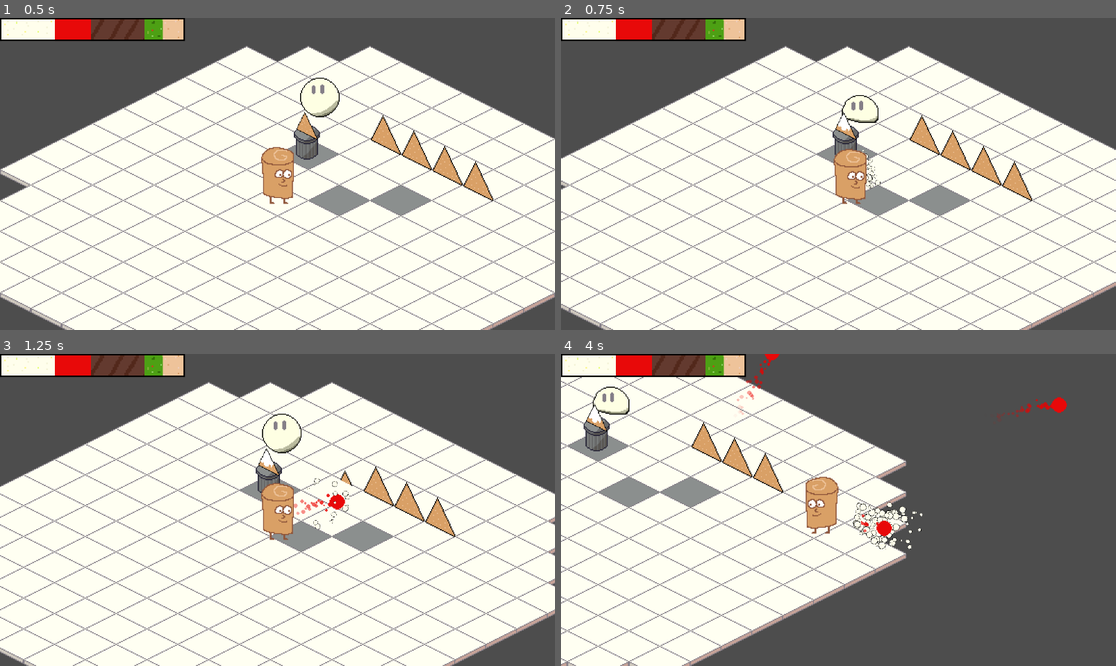
Above: before the commit, frames 1-4 (two rows, left to right).
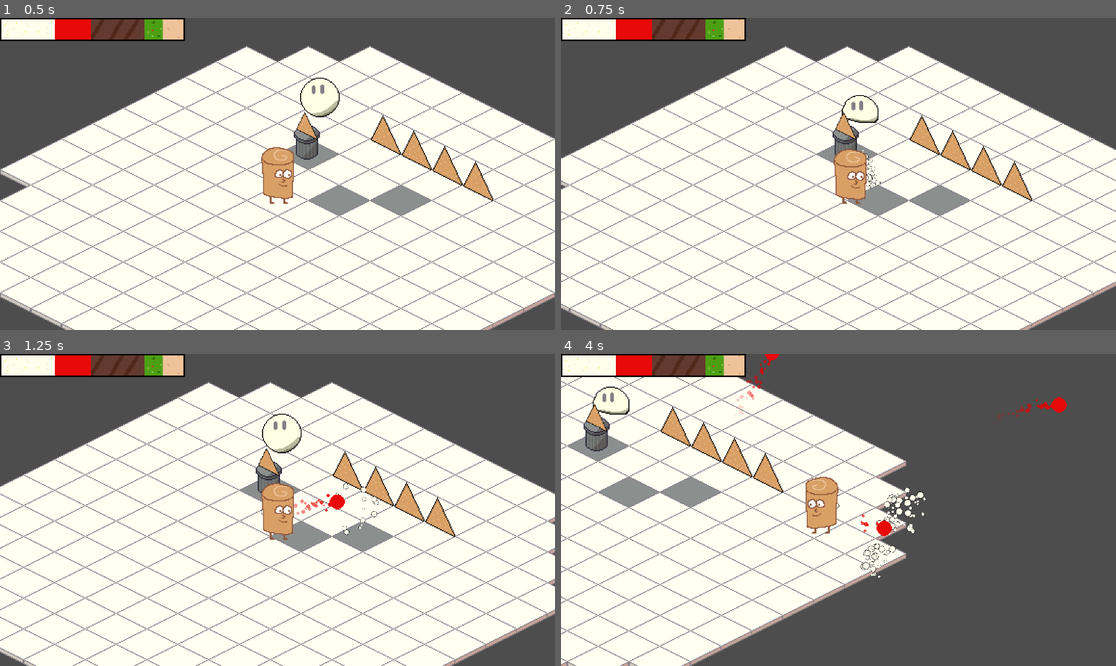
Above: after the commit, the same moments.

Repository: JordanLevy/LudumDare54
Game: Godot game, scene res://Scenes/Game.tscn
The game is run twice, just before and just after one commit, with the same random seed, the same clock (stepped at 60 frames per second) and the same inputs.
Inputs (mouse positions are in pixels of both pictures, inside the frame that each line leads up to):
- Up to frame 1 (0.5 s): no input
- Up to frame 2 (0.75 s): move the mouse to (960, 158) at 0.52 s; hold Right (ui_right) from 0.53 s (still down); click (960, 158) at 0.6 s
- Up to frame 3 (1.25 s): keep holding Right (ui_right); right-click (399, 494) at 0.8 s
- Up to frame 4 (4 s): move the mouse to (727, 525) at 1.27 s; release Right (ui_right) at 1.28 s; hold Down (ui_down) 1.28-2.03 s; right-click (727, 525) at 1.35 s; click (727, 525) at 1.55 s; move the mouse to (894, 441) at 2.02 s; hold Right (ui_right) 2.03-2.78 s; click (894, 441) at 2.1 s; right-click (894, 441) at 2.3 s; move the mouse to (810, 572) at 2.77 s; hold Up (ui_up) 2.78-3.53 s; right-click (810, 572) at 2.85 s; click (810, 572) at 3.05 s; move the mouse to (1005, 556) at 3.52 s; hold Left (ui_left) from 3.53 s (still down); click (1005, 556) at 3.6 s; right-click (1005, 556) at 3.8 s

Frame 1 is identical in both runs. In frame 2, less than 0.1% of the frame differs, in the area x 49-53%, y 30-37%; in frame 3, 0.5%; in frame 4, 1.2%, in the area x 5-66%, y 16-72%.

Commit message:
Fixed long distance nacho creaming bug

Diff:
--- a/Scenes/Projectiles/CreamProjectile.tscn
+++ b/Scenes/Projectiles/CreamProjectile.tscn
@@ -22,14 +22,14 @@
 [sub_resource type="SpriteFrames" id="SpriteFrames_qoxfa"]
 
 [sub_resource type="CircleShape2D" id="CircleShape2D_mhh8x"]
-radius = 43.0465
+radius = 31.0
 
 [sub_resource type="CircleShape2D" id="CircleShape2D_oqbd1"]
-radius = 8.94427
+radius = 31.0644
 
 [node name="CreamProjectile" type="CharacterBody2D"]
 collision_layer = 2
-collision_mask = 0
+collision_mask = 2
 script = ExtResource("1_4syhn")
 
 [node name="Particle" type="GPUParticles2D" parent="."]
@@ -44,7 +44,7 @@
 sprite_frames = SubResource("SpriteFrames_qoxfa")
 
 [node name="CollisionShape2D" type="CollisionShape2D" parent="."]
-position = Vector2(53, 0)
+position = Vector2(37, 0)
 shape = SubResource("CircleShape2D_mhh8x")
 
 [node name="Hitbox" type="Area2D" parent="."]
@@ -52,6 +52,7 @@
 collision_mask = 0
 
 [node name="CollisionShape2D" type="CollisionShape2D" parent="Hitbox"]
+position = Vector2(37, 0)
 shape = SubResource("CircleShape2D_oqbd1")
 
 [node name="Timer" type="Timer" parent="."]
--- a/Scripts/GlobalManager.gd
+++ b/Scripts/GlobalManager.gd
@@ -31,7 +31,7 @@
 	if state == GameState.MENU:
 		get_tree().change_scene_to_file("res://Scenes/MainMenu.tscn")
 	elif state == GameState.PLAY:
-		nacho_count = [0, 0, 0, 0, 0]
+		#nacho_count = [0, 0, 0, 0, 0]
 		get_tree().change_scene_to_file("res://Scenes/Game.tscn")
 	elif state == GameState.WIN:
 		get_tree().change_scene_to_file("res://Scenes/WinScreen.tscn")
--- a/Scripts/NachoSwitch.gd
+++ b/Scripts/NachoSwitch.gd
@@ -23,7 +23,7 @@
 
 
 func _on_body_entered(body):
-	print(body)
+	print(body.position)
 	if body is Projectile:
 		change_topping(body.ingredient_type)
 		body.on_hit()
--- a/Scripts/PlayerController.gd
+++ b/Scripts/PlayerController.gd
@@ -90,4 +90,5 @@
 	get_parent().add_child(instance)
 
 	instance.global_position = global_position
+	instance.position = position
 	instance.velocity = direction * projectile_speed[ingredient]
